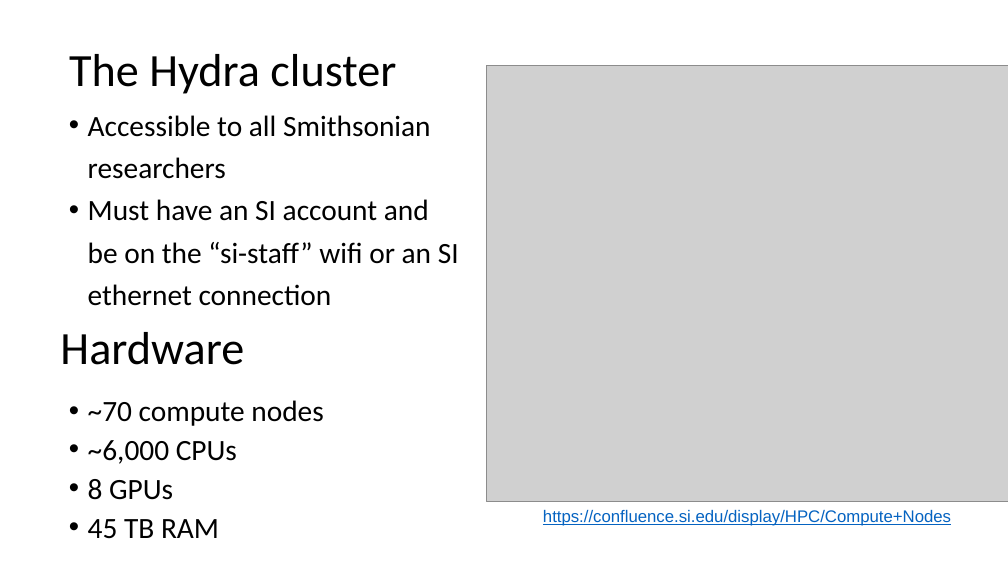
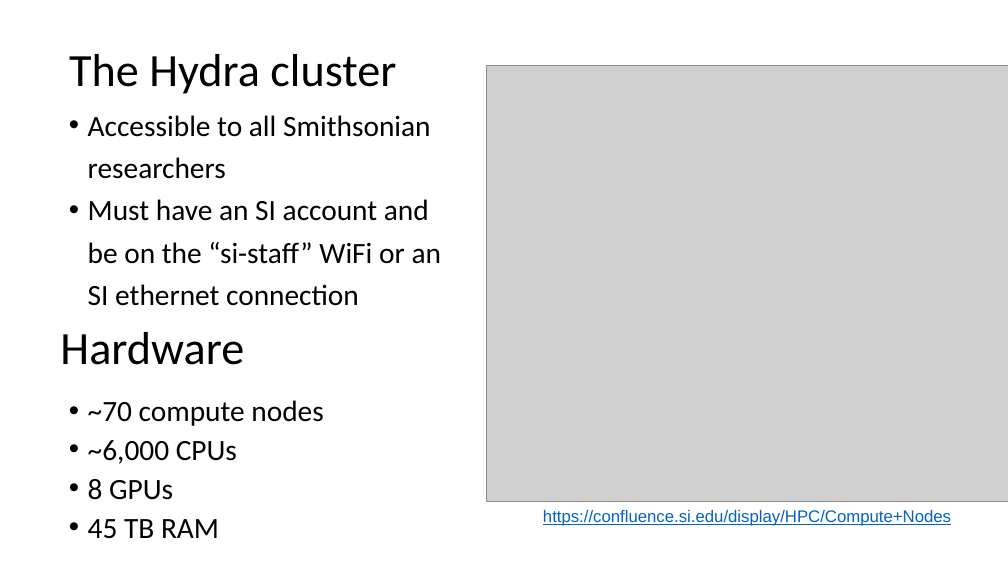
Before and after one commit to SmithsonianWorkshops/MitoPilot_workshop_2025, a slide deck: slide 4 of pdfs/Hydra_HPC_intro.pptx. Drawn at 1008x567 pixels with LibreOffice and Linux fonts; fonts in the diff are those of the drawing; grey boxes stand for pictures. Boxes give left, top, right and bottom in pixels: in the first picture for what was removed or moved away, otherwise in the second. Text is boxed around its words. In the diff, an @@ line names an element or a change of style, - is before the commit and + after.

```diff
--- a/pdfs/Hydra_HPC_intro.pptx
+++ b/pdfs/Hydra_HPC_intro.pptx
@@ text at box(88, 199, 441, 306): text changed @@
-• Must have an SI account and be on the “si-staff” wifi or an SI ethernet connection
+• Must have an SI account and be on the “si-staff” WiFi or an SI ethernet connection
```
Also in this commit, not shown: 1 other slide changed, 50 other files.
